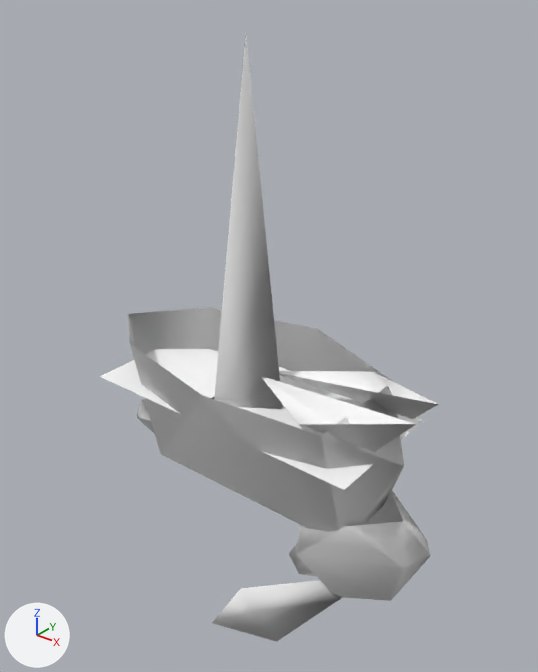
An edit to the glTF model public/3d/item/model__item__shop.ofs_3843_0/3843kg3_ser24.gltf, drawn before and after from the same camera.
Rendered twice from a 50 mm camera at (1.042, -1.283, 0.96) aimed at (-0.01, 0.032, 0.145). Every picture has the same lights, and +X, +Y and +Z are marked at lower left. The picture after the commit comes second.

Names of what the first picture shows: '3843kg3_ser24'.
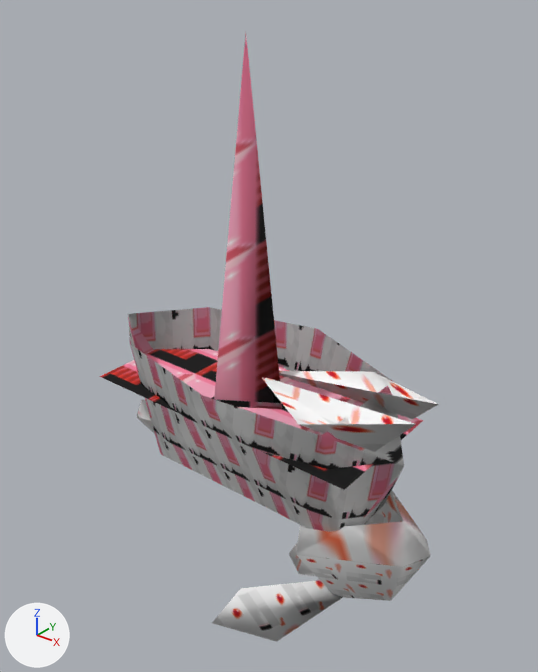
Location of each change, [x1, y1, x2, y2] in pixels of the pictures (538 x 672 px):
```json
{"object": "3843kg3_ser24", "change": "surface changed", "before": [100, 34, 425, 636], "after": [100, 34, 425, 636], "on screen": "darker"}
```

Edits to the scene script, one JSON object a line:
```json
{"op": "add", "block": "img_ser24_1", "code": ["img_ser24_1 = load_image('ser24_1', '_unpacked/ser24_1', 32, 32, 'sRGB')"]}
{"op": "add", "block": "img_ser24_2", "code": ["img_ser24_2 = load_image('ser24_2', '_unpacked/ser24_2', 64, 32, 'sRGB')"]}
{"op": "add", "block": "img_ser24_0", "code": ["img_ser24_0 = load_image('ser24_0', '_unpacked/ser24_0', 32, 32, 'sRGB')"]}
{"op": "remove", "block": "mat_ser24_0", "code": "mat_ser24_0.base_color = (1.0, 1.0, 1.0)  # white #ffffff"}
{"op": "add", "block": "mat_ser24_0", "code": "mat_ser24_0.texture = img_ser24_0"}
{"op": "remove", "block": "mat_ser24_2", "code": "mat_ser24_2.base_color = (1.0, 1.0, 1.0)  # white #ffffff"}
{"op": "add", "block": "mat_ser24_2", "code": "mat_ser24_2.texture = img_ser24_2"}
{"op": "remove", "block": "mat_ser24_1", "code": "mat_ser24_1.base_color = (1.0, 1.0, 1.0)  # white #ffffff"}
{"op": "add", "block": "mat_ser24_1", "code": "mat_ser24_1.texture = img_ser24_1"}
```
